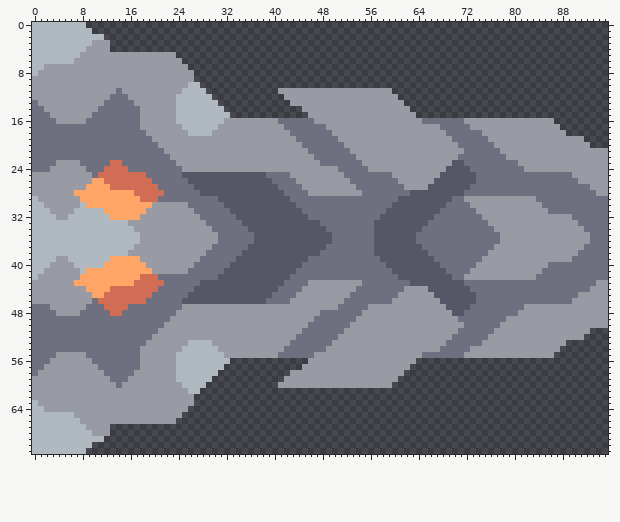
One commit to this sprite sheet: sprites/unit/os/os5-forge-leg.png. The picture above is the old version.
The file is 96x72 pixels. Colours within 5 levels of each other are drawn and written as one.
The result:
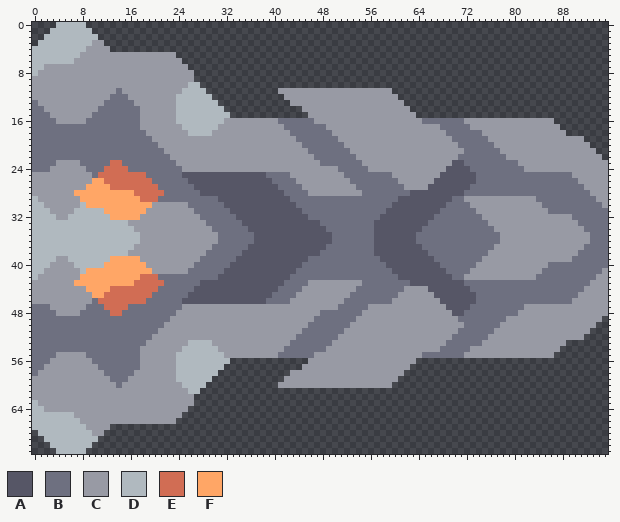
Palette (. is transparent): A #565666  B #6e7080  C #989aa4  D #b0b9bf  E #d16d54  F #ffa666
Difference:
Colour B becomes colour C in row 27 at x 92; in row 28 at x 93; in row 29 at x 94 to 95; in row 30 at x 95; in row 41 at x 95; in row 42 at x 94 to 95.
Colour B becomes colour C in row 43 at x 93; in row 44 at x 92.
Colour C is removed in row 3 at x 12; in row 21 at x 94 to 95; in row 22 at x 95; in row 49 at x 95; in row 50 at x 94 to 95; in row 68 at x 12.
Colour D is removed in row 0 at x 0 to 3; in row 1 at x 0 to 2; in row 2 at x 0 to 1 and 11; in row 3 at x 0; in row 68 at x 0; in row 69 at x 0 to 1 and 11.
Colour D is removed in row 70 at x 0 to 2; in row 71 at x 0 to 3.
